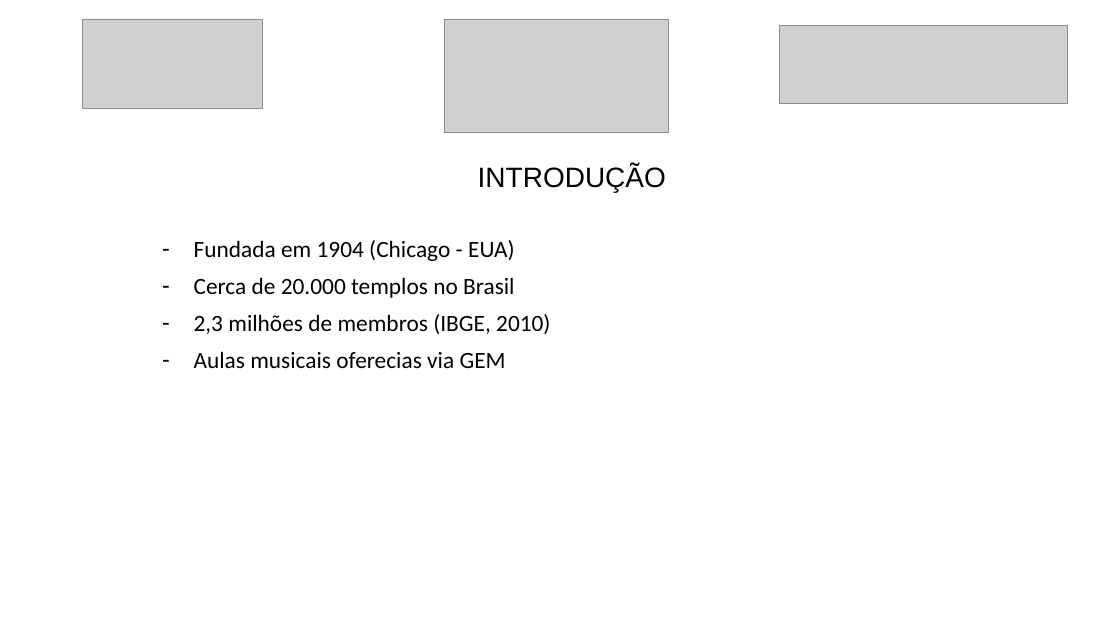
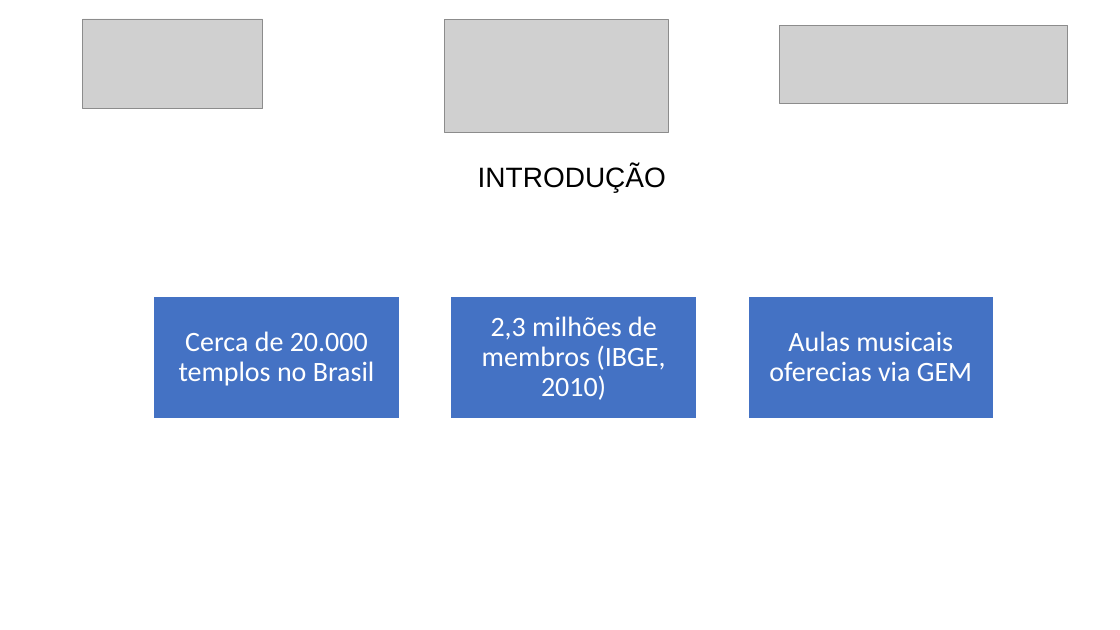
Before and after one commit to luanmenezesx/TCC-CCB, a slide deck: slide 2 of Modelo slides apresentação TCC.pptx. Drawn at 1120x630 pixels with LibreOffice and Linux fonts; fonts in the diff are those of the drawing; grey boxes stand for pictures. Boxes give left, top, right and bottom in pixels: in the first picture for what was removed or moved away, otherwise in the second. Text is boxed around its words. In the diff, an @@ line names an element or a change of style, - is before the commit and + after.

```diff
--- a/Modelo slides apresentação TCC.pptx
+++ b/Modelo slides apresentação TCC.pptx
@@ subtitle removed at (x1=194, y1=240, x2=550, y2=368) @@
-– Fundada em 1904 (Chicago - EUA)
-– Cerca de 20.000 templos no Brasil
-– 2,3 milhões de membros (IBGE, 2010)
-– Aulas musicais oferecias via GEM
@@ group added at (x1=154, y1=296, x2=994, y2=418): 3 rectangles, 3 texts @@
+Cerca de 20.000 templos no Brasil
+2,3 milhões de membros (IBGE, 2010)
+Aulas musicais oferecias via GEM
```
Also in this commit, not shown: 7 other slides changed, 2 slides added, 3 other files.
